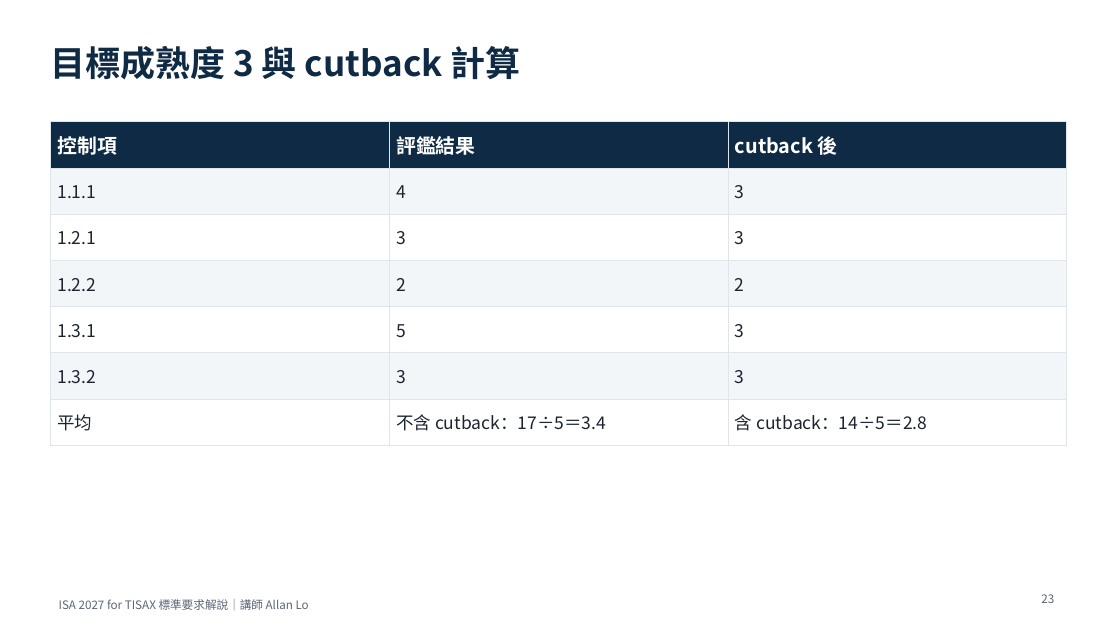
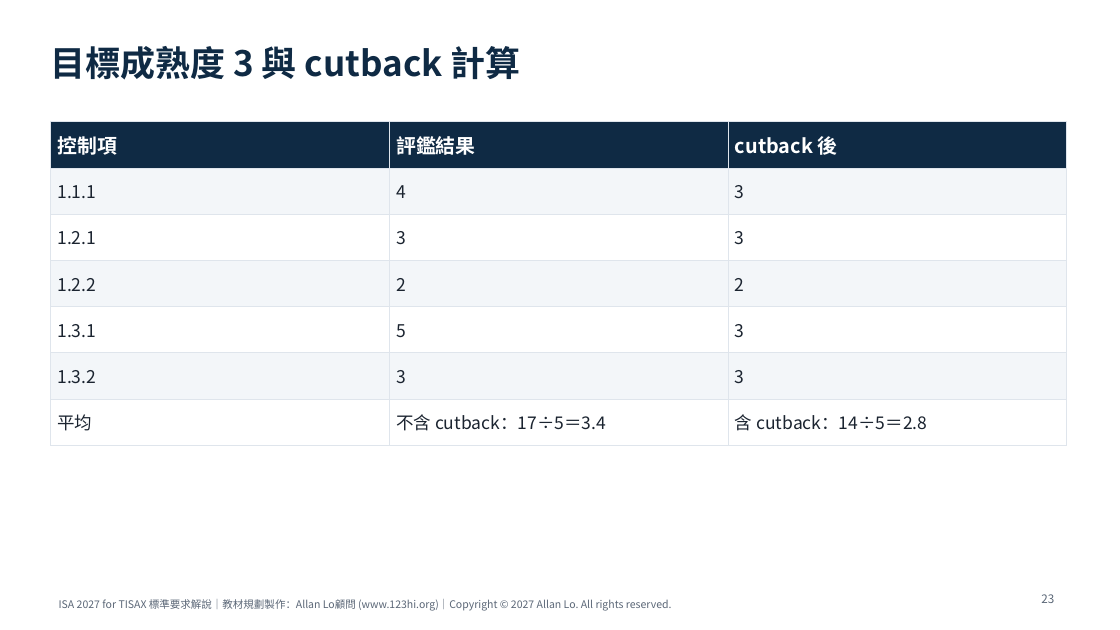
Before and after one commit to allanloplus/tisax, a slide deck: slide 23 of course/ISA2027_for_TISAX_標準要求解說_講師簡報.pptx. Drawn at 1120x630 pixels with LibreOffice and Linux fonts; fonts in the diff are those of the drawing. Boxes give left, top, right and bottom in pixels: in the first picture for what was removed or moved away, otherwise in the second. Text is boxed around its words. In the diff, an @@ line names an element or a change of style, - is before the commit and + after.

```diff
--- a/course/ISA2027_for_TISAX_標準要求解說_講師簡報.pptx
+++ b/course/ISA2027_for_TISAX_標準要求解說_講師簡報.pptx
@@ text at bbox=[59, 599, 672, 611]: text changed; size 10 to 9 pt @@
-ISA 2027 for TISAX 標準要求解說｜講師 Allan Lo
+ISA 2027 for TISAX 標準要求解說｜教材規劃製作：Allan Lo顧問 (www.123hi.org)｜Copyright © 2027 Allan Lo. All rights reserved.
```
Also in this commit, not shown: 131 other slides changed, 5 other files.
